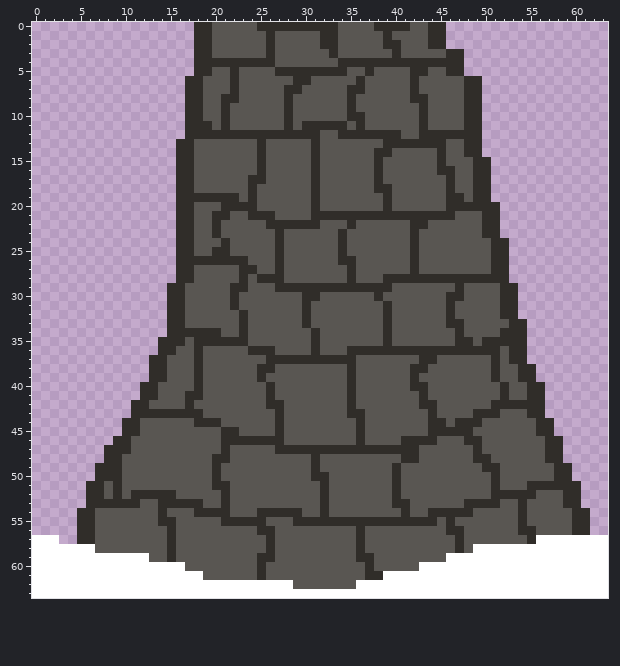
Pixel-art file: 1r/Disseny 3D/2D/TileSet/Torre.ase. Above: the version before the commit.
64x64 pixels, 1 frame.
Now the later version:
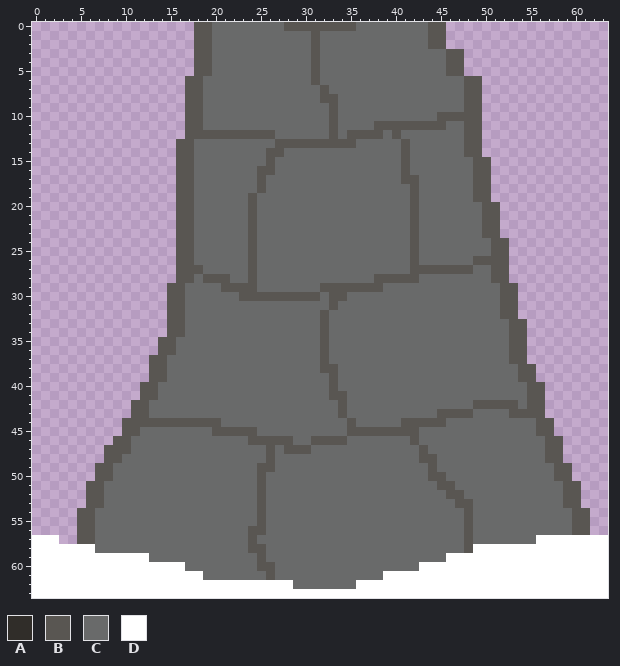
Palette (. is transparent): A #302d29  B #595652  C #696a6a  D #ffffff
From old to new:
Changed rows in their new state; - is an unchanged pixel.
first column x 5:
 0 -------------BBCCCCCCCCBBBBBB--CCCCCCCCBB----------------
 1 -------------BBCCCCCCCCCCC-CCCCCCCCCCCCBB----------------
 2 -------------BBCCCCCCCCCCC-CCCCCCCCCCCCBB----------------
 3 -------------BBCCCCCCCCCCC-CCCCCCCCCCCCCCBB--------------
 4 -------------BBCCCCCCCCCCC-CCCCCCCCCCCCCCBB--------------
 5 -------------BBCCCCCCCCCCCBCCCCCCCCCCCCCCBB--------------
 6 ------------BBCCCCCCCCCCCC-CCCCCCCCCCCCCCCCBB------------
 7 ------------BBCCCCCCCCCCCCC-CCCCCCCCCCCCCCCBB------------
 8 ------------BBCCCCCCCCCCCCC--CCCCCCCCCCCCCCBB------------
 9 ------------BBCCCCCCCCCCCCCC-CCCCCCCCCCCCCCBB------------
10 ------------BBCCCCCCCCCCCCCC-CCCCCCCCCCC---BB------------
11 ------------BBCCCCCCCCCCCCCCBCCCC-----B--CCBB------------
12 ------------BBBBBBBBBBCCCCCC-CBBBBCBCCCCCCCBB------------
13 -----------BBCCCCCCCCC----B----CCCCCBCCCCCCBB------------
14 -----------BBCCCCCCCC--CCCCCCCCCCCCC-CCCCCCBB------------
15 -----------BBCCCCCCCC-CCCCCCCCCCCCCC-CCCCCCCBB-----------
16 -----------BBCCCCCCCB-CCCCCCCCCCCCCC-CCCCCCCBB-----------
17 -----------BBCCCCCCCBCCCCCCCCCCCCCCC--CCCCCCBB-----------
18 -----------BBCCCCCCC-CCCCCCCCCCCCCCCC-CCCCCCBB-----------
19 -----------BBCCCCCCBCCCCCCCCCCCCCCCCC-CCCCCCBB-----------
20 -----------BBCCCCCCBCCCCCCCCCCCCCCCCC-CCCCCCCBB----------
21 -----------BBCCCCCCBCCCCCCCCCCCCCCCCCBCCCCCCCBB----------
22 -----------BBCCCCCC-CCCCCCCCCCCCCCCCCBCCCCCCCBB----------
23 -----------BBCCCCCC-CCCCCCCCCCCCCCCCCBCCCCCCCBB----------
24 -----------BBCCCCCC-CCCCCCCCCCCCCCCCCBCCCCCCCCBB---------
25 -----------BBCCCCCC-CCCCCCCCCCCCCCCCCBCCCCCCCCBB---------
26 -----------BBCCCCCC-CCCCCCCCCCCCCCCCCBCCCCCC--BB---------
27 -----------BB-CCCCCBCCCCCCCCCCCCCCCCCB------CCBB---------
28 -----------BBC---CC-CCCCCCCCCCCCC-BBBBCCCCCCCCBB---------
29 ----------BBCCCC-BB-CCCCCCCBBBBBBBCCCCCCCCCCCCCBB--------
30 ----------BBCCCCCC-------BBC--CCCCCCCCCCCCCCCCCBB--------
31 ----------BBCCCCCCCCCCCCCCCC-CCCCCCCCCCCCCCCCCCBB--------
32 ----------BBCCCCCCCCCCCCCCC-CCCCCCCCCCCCCCCCCCCBB--------
33 ----------BBCCCCCCCCCCCCCCC-CCCCCCCCCCCCCCCCCCCCBB-------
34 ----------BBCCCCCCCCCCCCCCC-CCCCCCCCCCCCCCCCCCCCBB-------
35 ---------BBCCCCCCCCCCCCCCCC-CCCCCCCCCCCCCCCCCCCCBB-------
36 ---------BBCCCCCCCCCCCCCCCC-CCCCCCCCCCCCCCCCCCCCBB-------
37 --------BBCCCCCCCCCCCCCCCCCBCCCCCCCCCCCCCCCCCCCCBB-------
38 --------BBCCCCCCCCCCCCCCCCC--CCCCCCCCCCCCCCCCCCCCBB------
39 --------BBCCCCCCCCCCCCCCCCCC-CCCCCCCCCCCCCCCCCCCCBB------
40 -------BBCCCCCCCCCCCCCCCCCCC-CCCCCCCCCCCCCCCCCCCCCBB-----
41 -------BBCCCCCCCCCCCCCCCCCCC--CCCCCCCCCCCCCCCCCCCCBB-----
42 ------BBCCCCCCCCCCCCCCCCCCCCC-CCCCCCCCCCCCCC--BBBCBB-----
43 ------BBCCCCCCCCCCCCCCCCCCCCC-CCCCCCCCCC----CCCC--BB-----
44 -----BB------BBBCCCCCCCCCCCCCC-CCCCC---BBCCCCCCCCCCBB----
45 -----BBCCCCCCCC-BB--CCCCCCCCCC-B------CCCCCCCCCCCCCBB----
46 ----BBCCCCCCCCCCCCCBBBB-CC----CCCCCCCBCCCCCCCCCCCCCCBB---
47 ---BBBCCCCCCCCCCCCCCC-CBBBCCCCCCCCCCCC-CCCCCCCCCCCCCBB---
48 ---BBCCCCCCCCCCCCCCCC-CCCCCCCCCCCCCCCC--CCCCCCCCCCCCBB---
49 --BBCCCCCCCCCCCCCCCC--CCCCCCCCCCCCCCCCC-CCCCCCCCCCCCCBB--
50 --BBCCCCCCCCCCCCCCCC-CCCCCCCCCCCCCCCCCC--CCCCCCCCCCCCBB--
51 -BBCCCCCCCCCCCCCCCCC-CCCCCCCCCCCCCCCCCCC--CCCCCCCCCCCCBB-
52 -BBCCCCCCCCCCCCCCCCC-CCCCCCCCCCCCCCCCCCCC--CCCCCCCCCCCBB-
53 -BBCCCCCCCCCCCCCCCCC-CCCCCCCCCCCCCCCCCCCCC-BCCCCCCCCCCBB-
54 BBCCCCCCCCCCCCCCCCCCBCCCCCCCCCCCCCCCCCCCCCCBCCCCCCCCCCCBB
55 BBCCCCCCCCCCCCCCCCCCBCCCCCCCCCCCCCCCCCCCCCC-CCCCCCCCCCCBB
56 BBCCCCCCCCCCCCCCCCC-BCCCCCCCCCCCCCCCCCCCCCC-CCCCCCCCCCCBB
57 BBCCCCCCCCCCCCCCCCC-CCCCCCCCCCCCCCCCCCCCCCC-CCCCCCC------
58 --CCCCCCCCCCCCCCCCC--CCCCCCCCCCCCCCCCCCCCCC--------------
59 --------CCCCCCCCCCCCBCCCCCCCCCCCCCCCCCCCC----------------
60 ------------CCCCCCCCB-CCCCCCCCCCCCCCCC-------------------
61 --------------CCCCCCC-CCCCCCCCCCCC-----------------------
62 ------------------------CCCCCCC--------------------------
Where, in picture pixels (left, top, right, bottom), the same in both pictures:
changed: (77, 22, 590, 589)
